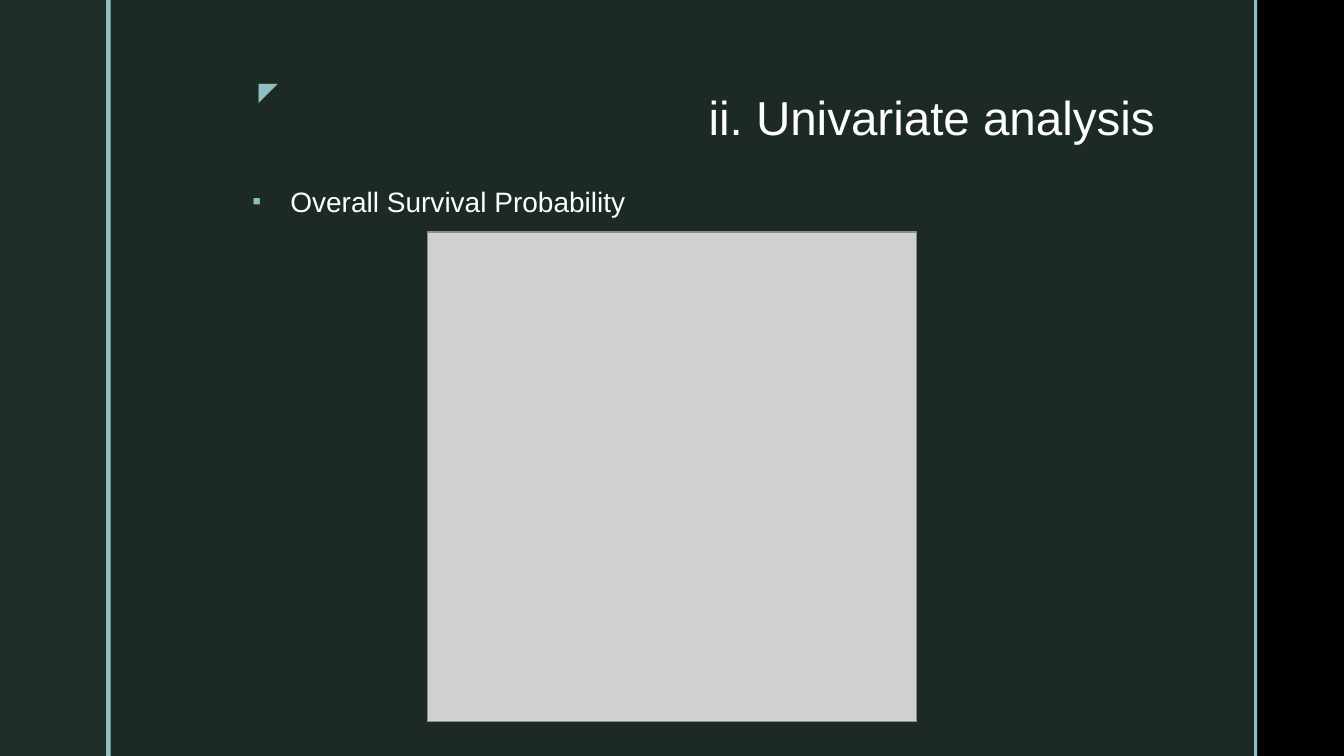
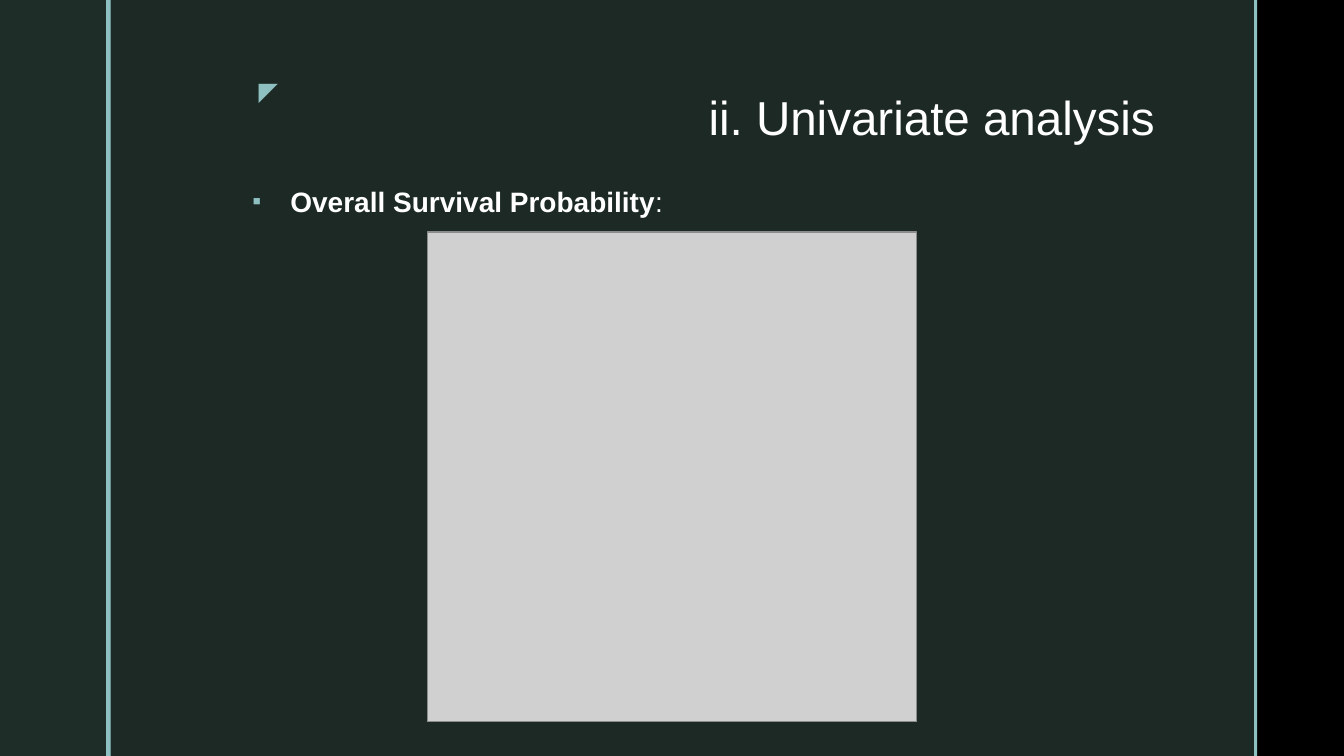
Before and after one commit to SebastianVeuskens/DSA-Project, a slide deck: slide 4 of presentation.pptx. Drawn at 1344x756 pixels with LibreOffice and Linux fonts; fonts in the diff are those of the drawing; grey boxes stand for pictures; background and template pictures are left out. Boxes give left, top, right and bottom in pixels: in the first picture for what was removed or moved away, otherwise in the second. Text is boxed around its words. In the diff, an @@ line names an element or a change of style, - is before the commit and + after.

```diff
--- a/presentation.pptx
+++ b/presentation.pptx
@@ text at [290,191,663,217]: text changed; bold on @@
-▪ Overall Survival Probability
+▪ Overall Survival Probability:
```
Also in this commit, not shown: 6 other slides changed, 4 slides added, 8 other files.
